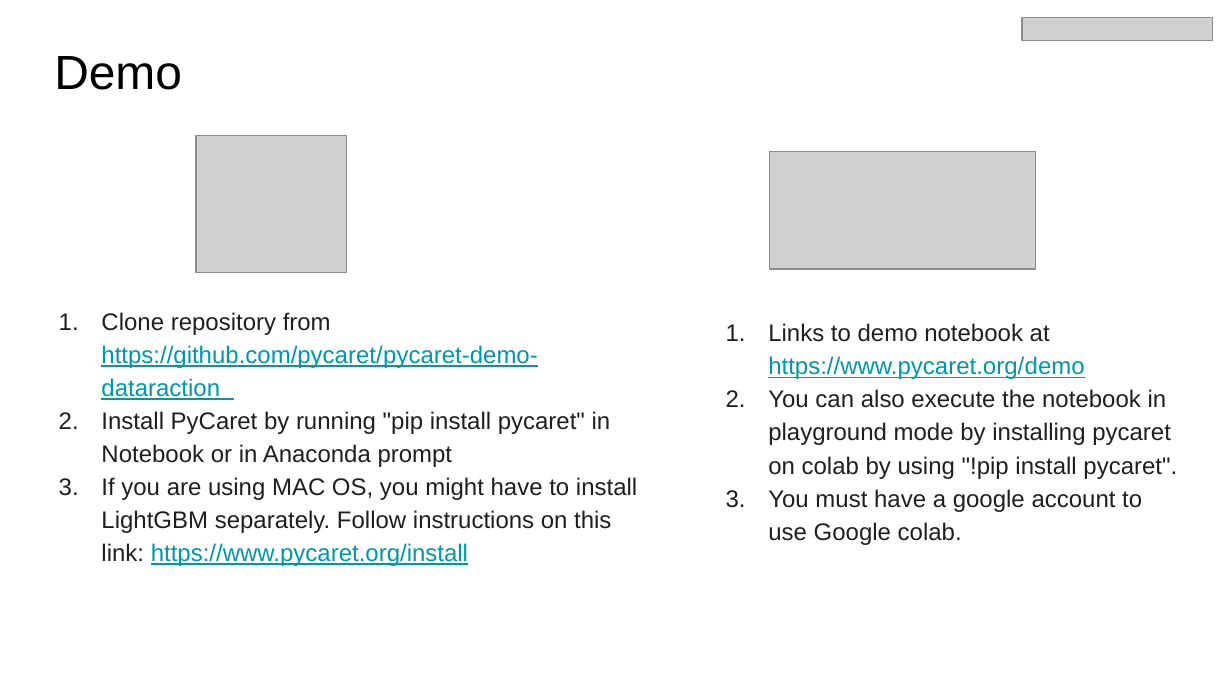
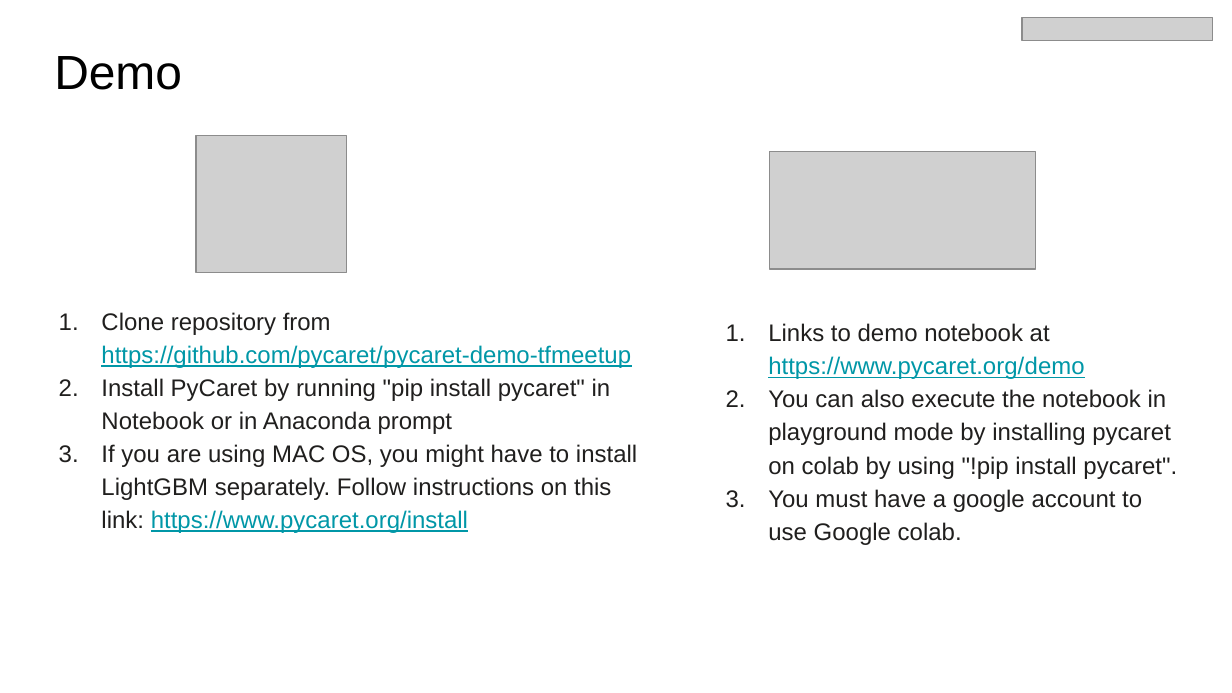
Before and after one commit to pycaret/pycaret-demo-tfmeetup, a slide deck: slide 21 of Introducing PyCaret - Jul 4 2020.pptx. Drawn at 1232x693 pixels with LibreOffice and Linux fonts; fonts in the diff are those of the drawing; grey boxes stand for pictures. Boxes give left, top, right and bottom in pixels: in the first picture for what was removed or moved away, otherwise in the second. Text is boxed around its words. In the diff, an @@ line names an element or a change of style, - is before the commit and + after.

```diff
--- a/Introducing PyCaret - Jul 4 2020.pptx
+++ b/Introducing PyCaret - Jul 4 2020.pptx
@@ text at bbox=[101, 312, 631, 368]: text changed @@
-1. Clone repository from https://github.com/pycaret/pycaret-demo-dataraction
+1. Clone repository from https://github.com/pycaret/pycaret-demo-tfmeetup
```
Also in this commit, not shown: 1 other slide changed.
